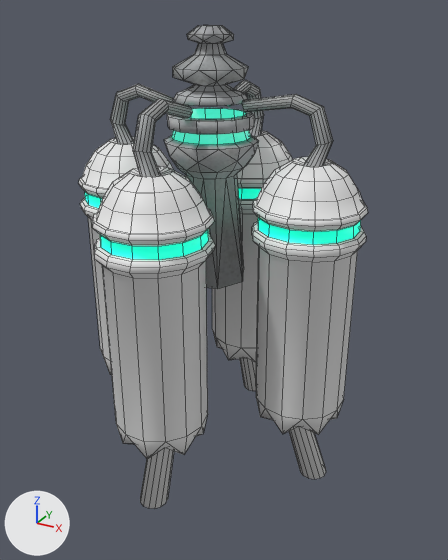
An edit to the FBX model PSMG_Team_Zitronenkuchen/Assets/Resources/economyECONOMY.fbx, drawn before and after from the same camera.
One viewpoint serves both versions: a 50 mm lens placed at (0.0764, -0.1318, 0.1279), pointed at (0.0034, 0.0009, 0.0615). Every picture has the same lights, and +X, +Y and +Z are marked at lower left. Mesh edges are drawn as thin lines. Where no turn or scale is listed for an object, it has been applied to the vertices. Vertices at the same position are counted once.
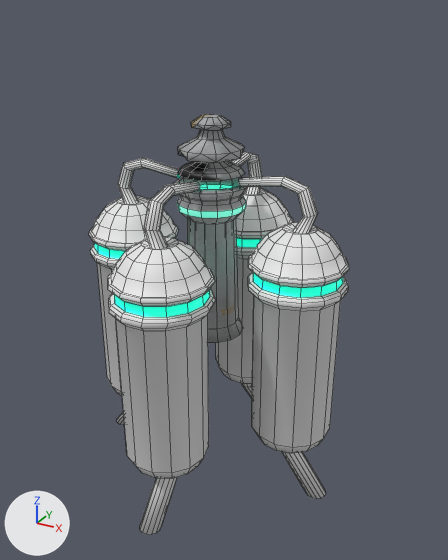
Location of each change, (x1, y1, x2, y2) in pixels of the pictures (448 x 560 px; the box of a moved part takes in the faces that stretch with it):
```json
{"object": "Cylinder", "change": "surface changed, reshaped", "before": [79, 25, 368, 508], "after": [89, 114, 349, 535], "on screen": "grey to white, 10% narrower, 13% shorter"}
{"part": 1, "of": "me_cylinder", "change": "moved or reshaped", "before": [172, 25, 248, 106], "after": [178, 114, 245, 181]}
{"part": 2, "of": "me_cylinder", "change": "rebuilt", "before": [242, 94, 368, 479], "after": [239, 176, 349, 499], "on screen": "13% narrower, 16% shorter"}
{"part": 3, "of": "me_cylinder", "change": "rebuilt", "before": [212, 80, 293, 391], "after": [216, 152, 294, 398], "on screen": "21% shorter"}
{"part": 4, "of": "me_cylinder", "change": "rebuilt", "before": [93, 98, 215, 508], "after": [108, 181, 216, 535], "on screen": "11% narrower, 14% shorter"}
{"part": 5, "of": "me_cylinder", "change": "rebuilt", "before": [79, 84, 174, 374], "after": [89, 158, 180, 425]}
{"part": 6, "of": "me_cylinder", "change": "rebuilt", "before": [164, 108, 259, 289], "after": [173, 178, 248, 342], "on screen": "21% narrower, 9% shorter"}
```

The change, as JSON lines over the scene's bpy script:
```json
{"op": "set", "path": "mat_chrome__buildingmetal_png.texture", "old": "img_buildingmetal_png", "new": "img_silo_png"}
{"op": "set", "path": "mat_tirkid__buildingmetal_png.texture", "old": "img_buildingmetal_png", "new": "img_silo_png"}
{"block": "me_cylinder", "where": "# used by ob_cylinder; location = (0.0, 0.0, 0.0)"}
{"op": "remove", "block": "me_cylinder", "code": "me_cylinder.from_pydata(...)  # 1470 vertices, 1524 faces; spans x -0.0387..0.0397, y -0.0379..0.0387, z 0.01..0.124"}
{"op": "add", "block": "me_cylinder", "code": "me_cylinder.from_pydata(...)  # 1652 vertices, 1621 faces; spans x -0.0372..0.0366, y -0.0363..0.0364, z 0.0033..0.104"}
{"block": "me_cylinder", "change": "me_cylinder part 1: the loose piece of 140 vertices spanning x -0.0092..0.0092, y -0.0085..0.0094, z 0.1075..0.124 is scaled about its middle by (0.921, 0.921, 0.837), then moved by (0.0, 0.0, -0.0187)"}
{"block": "me_cylinder", "change": "me_cylinder part 2: the loose piece of 301 vertices spanning x 0.0088..0.0397, y -0.0132..0.0141, z 0.01..0.1103 is rebuilt with 322 vertices and now spans x 0.0081..0.0366, y -0.0121..0.013, z 0.0033..0.0916"}
{"block": "me_cylinder", "change": "me_cylinder part 3: the loose piece of 301 vertices spanning x -0.0148..0.0125, y 0.01..0.0387, z 0.01..0.1103 is rebuilt with 322 vertices and now spans x -0.0129..0.0123, y 0.008..0.0364, z 0.0033..0.0916"}
{"block": "me_cylinder", "change": "me_cylinder part 4: the loose piece of 301 vertices spanning x -0.014..0.0133, y -0.0379..-0.0093, z 0.01..0.1103 is rebuilt with 322 vertices and now spans x -0.012..0.0131, y -0.0363..-0.0078, z 0.0033..0.0916"}
{"block": "me_cylinder", "change": "me_cylinder part 5: the loose piece of 301 vertices spanning x -0.0387..-0.0095, y -0.0135..0.0138, z 0.01..0.1103 is rebuilt with 322 vertices and now spans x -0.0372..-0.0088, y -0.0123..0.0129, z 0.0033..0.0916"}
{"block": "me_cylinder", "change": "me_cylinder part 6: the loose piece of 126 vertices spanning x -0.0116..0.0116, y -0.0108..0.0118, z 0.0625..0.1045 is rebuilt with 224 vertices and now spans x -0.0098..0.0095, y -0.0088..0.01, z 0.0466..0.0878"}
{"op": "remove", "block": "me_cylinder", "code": "me_cylinder.materials.append(mat_chrome__buildingmetal_png_001)  # picture img_silo_png"}
```
